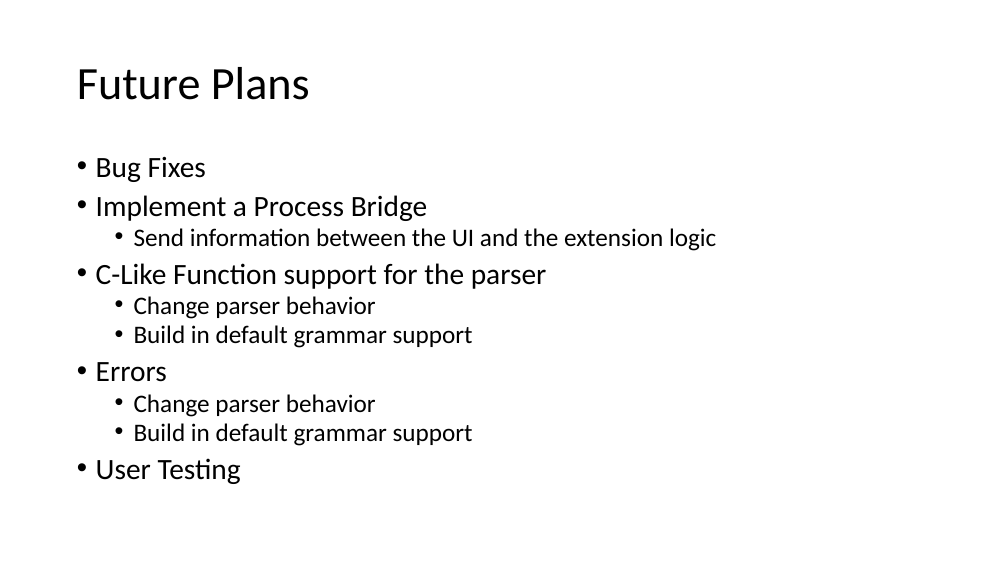
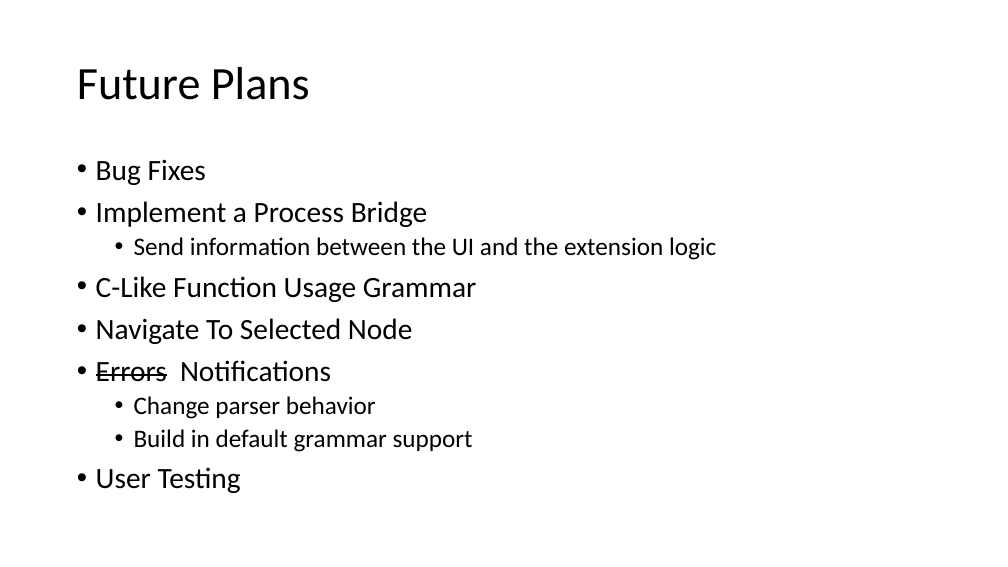
Before and after one commit to slichlyter12/Postal, a slide deck: slide 24 of ProgressReportEndWinter/Progress-Report-EndWinter-team38.pptx (slide 40 before the commit). Drawn at 1008x567 pixels with LibreOffice and Linux fonts; fonts in the diff are those of the drawing. Boxes give left, top, right and bottom in pixels: in the first picture for what was removed or moved away, otherwise in the second. Text is boxed around its words. In the diff, an @@ line names an element or a change of style, - is before the commit and + after.

```diff
--- a/ProgressReportEndWinter/Progress-Report-EndWinter-team38.pptx
+++ b/ProgressReportEndWinter/Progress-Report-EndWinter-team38.pptx
@@ text at box(96, 159, 716, 493): line spacing 0.8 to 0.9 @@
@@ text at box(96, 276, 476, 382): text changed; size 24 to 28 pt @@
-• C-Like Function support for the parser
-  • Change parser behavior
-  • Build in default grammar support
-• Errors
+• C-Like Function Usage Grammar
+• Navigate To Selected Node
+• Errors Notifications
```
Also in this commit, not shown: 4 other slides changed, 8 slides added, 24 slides removed.
